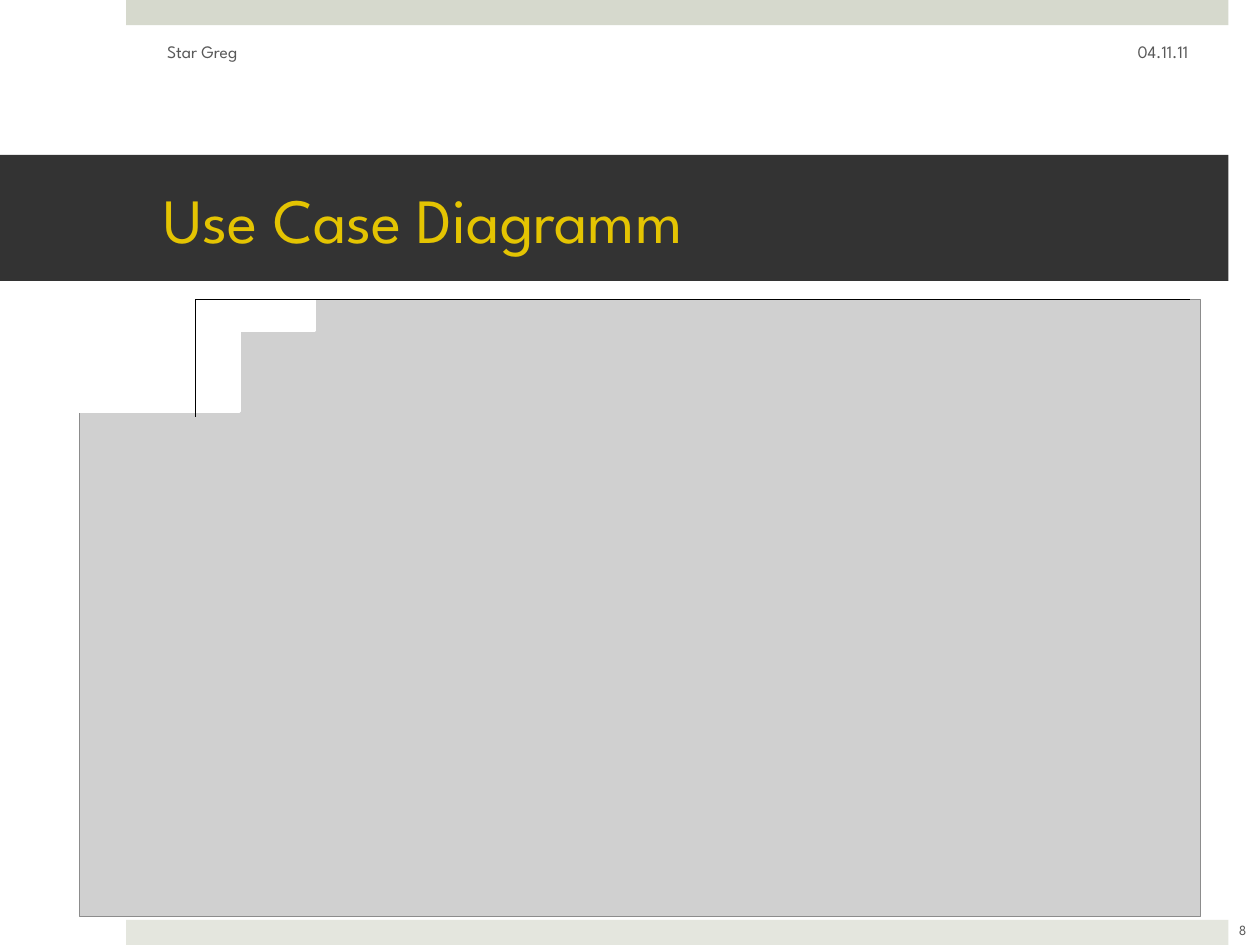
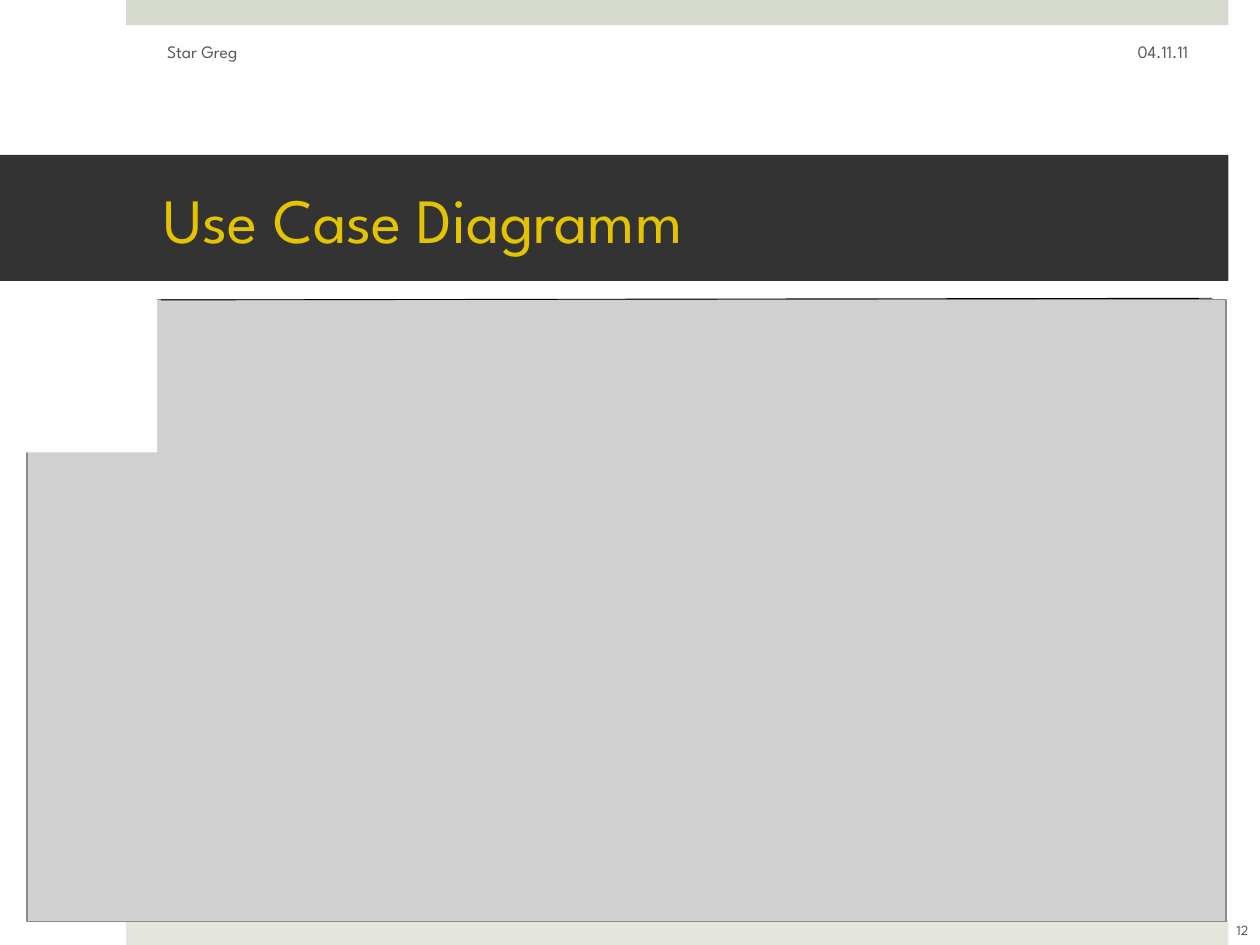
Before and after one commit to ftes/stargreg, a slide deck: slide 12 of 70 Praesentation/50 StarGreg Finish.pptx (slide 8 before the commit). Drawn at 1260x945 pixels with LibreOffice and Linux fonts; fonts in the diff are those of the drawing; grey boxes stand for pictures. Boxes give left, top, right and bottom in pixels: in the first picture for what was removed or moved away, otherwise in the second. Text is boxed around its words. In the diff, an @@ line names an element or a change of style, - is before the commit and + after.

```diff
--- a/70 Praesentation/50 StarGreg Finish.pptx
+++ b/70 Praesentation/50 StarGreg Finish.pptx
@@ rectangle added at (24,299,156,452), fill #FFFFFF @@
@@ line moved from (197, 300) - (1189, 300) to (1212, 299) - (161, 300) @@
@@ line (1212, 299) - (161, 300): stroke #000000 0 pt to #000000 0.5 pt @@
@@ picture: place and size @@
-picture at (79,300,1201,917)
+picture at (26,300,1225,922)
@@ line removed from (197, 300) to (197, 417) @@
@@ page number at (1237,925,1249,935): text changed @@
-8
+12
```
Also in this commit, not shown: 8 other slides changed, 5 slides added, 1 slide removed.
